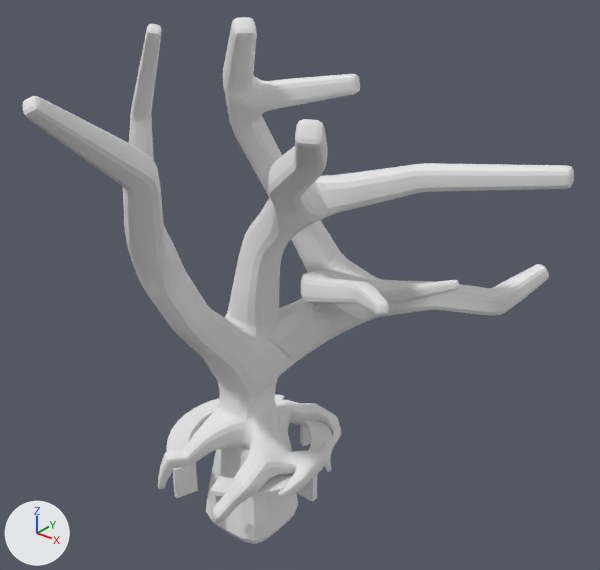
The OBJ model Assets/organic meshes/tree.obj, before and after one commit.
Both versions are drawn from a 50 mm lens placed at (29.0, -31.3, 33.4), pointed at (5.1, -1.5, 14.9). Lighting does not change. The marker at lower left points along +X, +Y and +Z. Where no turn or scale is listed for an object, it has been applied to the vertices.

The first picture shows 'Cube.006_Cube.007', 'oakTree_(1)'.
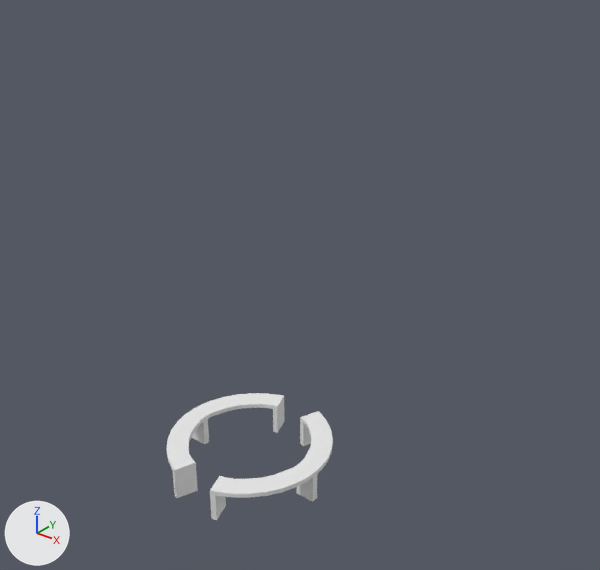
Boxes [x1, y1, x2, y2] around the edits, measured in the pictures (600 x 570 px):
'Cube.006_Cube.007', deleted: before [22, 17, 574, 544]

The change in detail:
Object 'Cube.006_Cube.007' (ob_cube_006_cube_007) is deleted.
